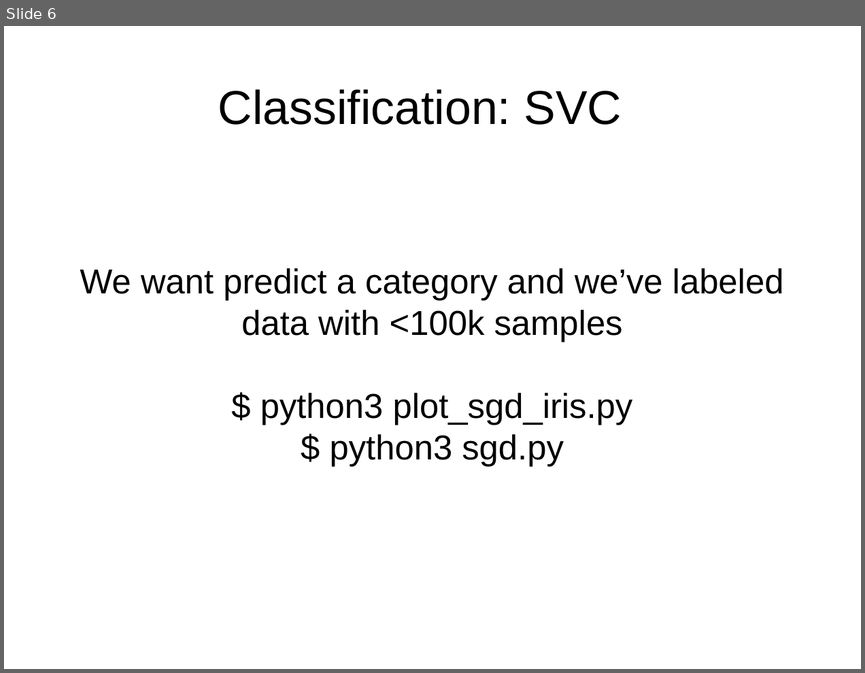
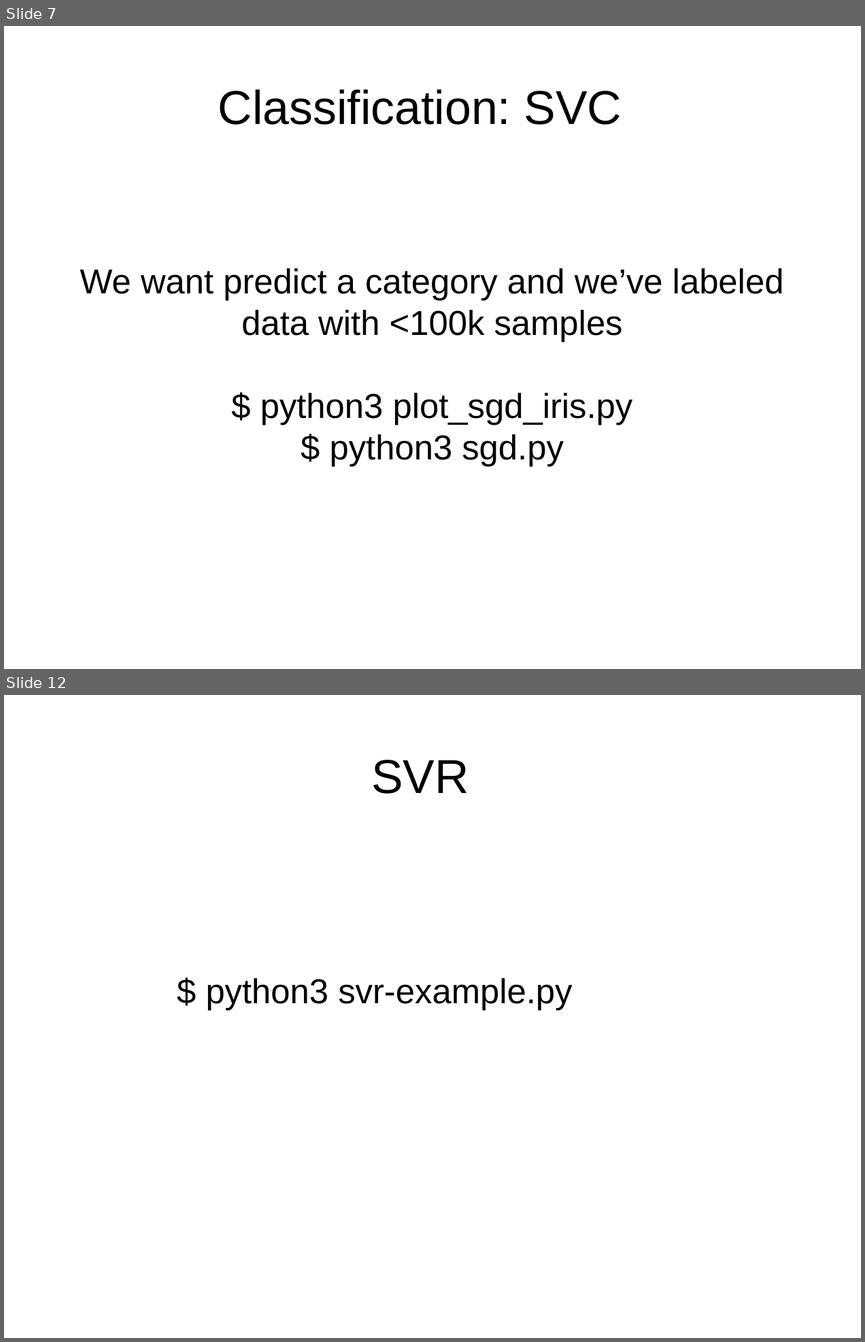
Before and after one commit to davidam/python-examples, a slide deck: presentations/scikit.odp. Shown one above the other, each under a label of ours: slide 6 before the commit, slides 7 and 12 after it; the slides between them are not shown. The pictures are 865x673 and 865x1342 pixels, drawn with LibreOffice and Linux fonts; fonts in the diff are those of the drawing. Boxes give left, top, right and bottom in pixels: in the first picture for what was removed or moved away, otherwise in the second. Text is boxed around its words. In the diff, an @@ line names an element or a change of style, - is before the commit and + after.

```diff
--- a/presentations/scikit.odp
+++ b/presentations/scikit.odp
@@ slide 12 added at (x1=4, y1=695, x2=861, y2=1338), background #FFFFFF @@
@@ title added at (x1=371, y1=760, x2=468, y2=794), 44 pt, text #000000 @@
+SVR
@@ text added at (x1=206, y1=978, x2=572, y2=1010), 32 pt, text #000000 @@
+$ python3 svr-example.py
@@ what was slide 6 is now slide 7 @@
```
Also in this commit, not shown: 6 other slides added.
